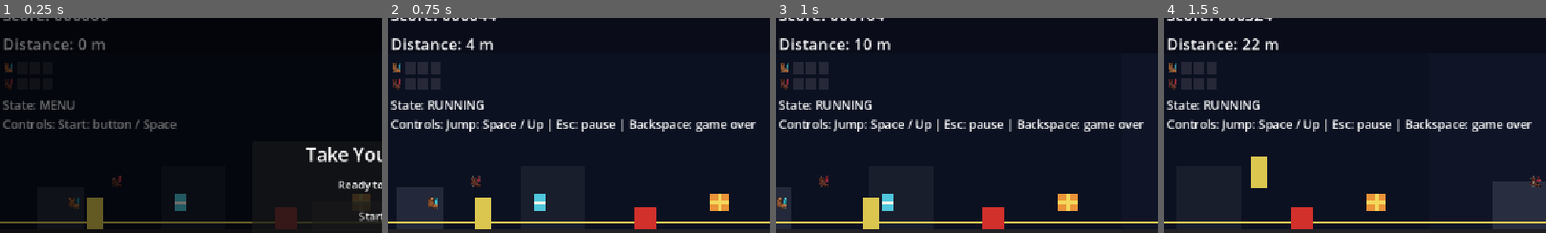
Above: before the commit, frames 1-4 (left to right).
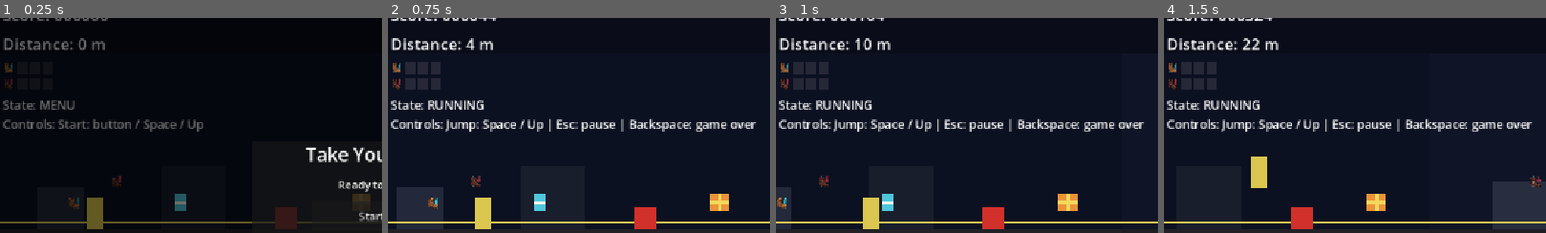
Above: after the commit, the same moments.

Repository: v-Kaefer/Take-Your-Pills
Game: Godot game, scene res://scenes/game/game.tscn
Two runs of this game, one before a commit and one after it. Both use one fixed random seed, a clock stepped at 60 frames per second and the inputs below.
Inputs:
- Up to frame 1 (0.25 s): no input
- Up to frame 2 (0.75 s): click "Start" at 0.5 s
- Up to frame 3 (1 s): no input
- Up to frame 4 (1.5 s): hold Up from 1.28 s (still down)
The pictures show only the part of the screen within x 1-51%, y 6-56%; the shares and areas given below are measured in that part.

The runs differ from the first frame. In frame 1, 0.1% of the frame differs, in the area x 47-54%, y 47-53%; in frame 2, nothing differs; in frame 3, nothing differs; in frame 4, nothing differs.

Commit message:
Potential fix for pull request finding
Co-authored-by: Copilot Autofix powered by AI <175728472+Copilot@users.noreply.github.com>

Diff:
--- a/scenes/game/hud.gd
+++ b/scenes/game/hud.gd
@@ -102,7 +102,7 @@
 
 func _on_run_booted() -> void:
 	show_main_menu()
-	update_state("MENU", "Start: button / Space")
+	update_state("MENU", "Start: button / Space / Up")
 
 
 func _on_run_running() -> void:
